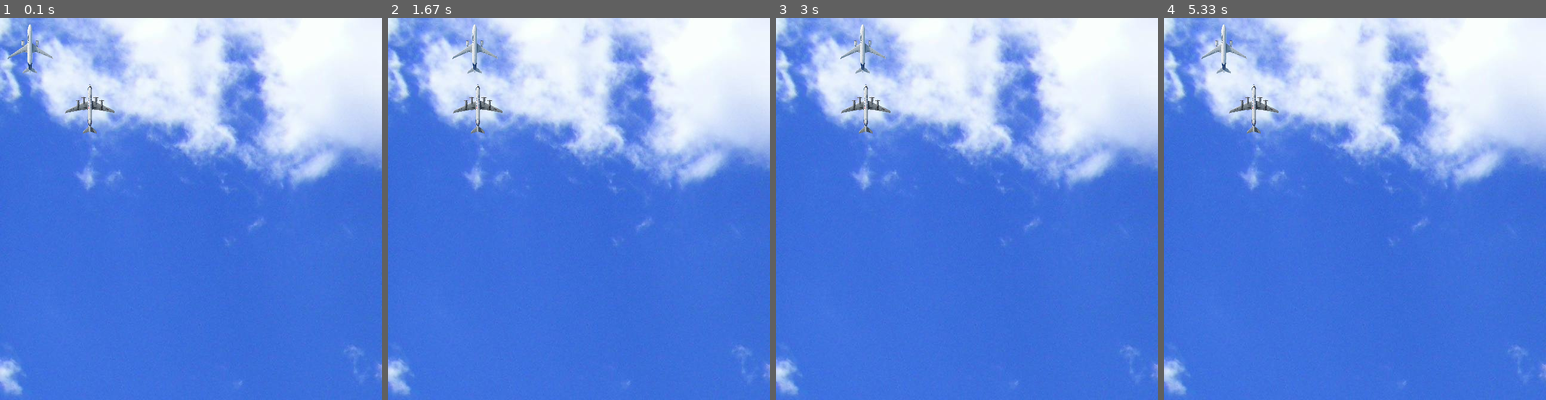
Above: before the commit, frames 1-4 (left to right).
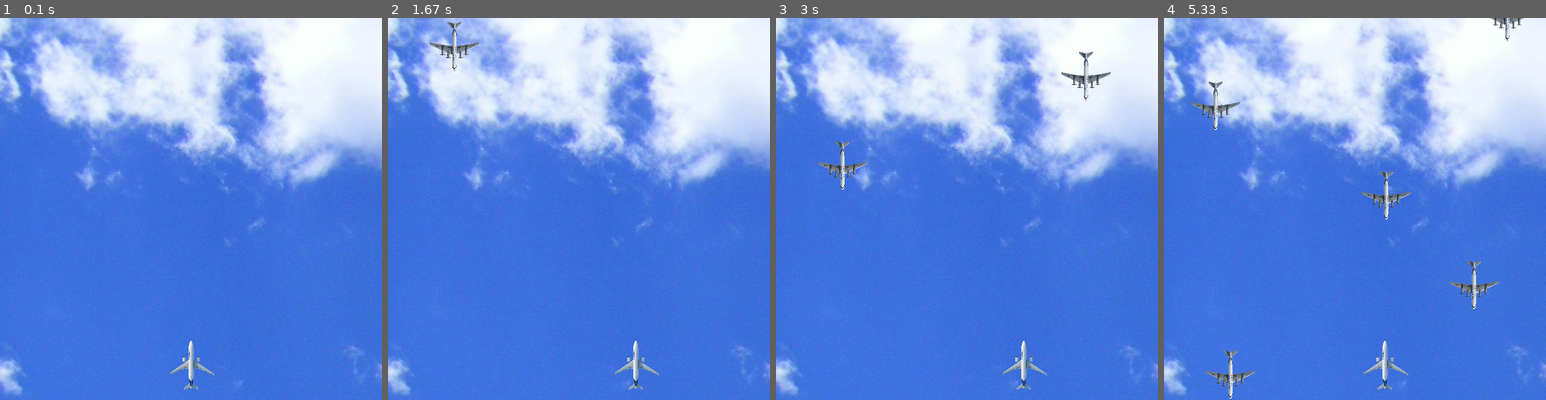
Above: after the commit, the same moments.

Repository: Turkeydoodle/Python
Game: pygame game, started from Dodge/dodge.py
The game is run twice, just before and just after one commit, with the same random seed, the same clock (stepped at 60 frames per second) and the same inputs.
Inputs:
- Up to frame 1 (0.1 s): no input
- Up to frame 2 (1.67 s): hold Right 0.33-0.8 s; hold Right 0.83-1.3 s; hold Left from 1.33 s (still down)
- Up to frame 3 (3 s): release Left at 1.87 s; hold Left 1.9-2.3 s; hold Right 2.33-2.97 s
- Up to frame 4 (5.33 s): hold Left 3-3.47 s; hold Right 3.5-3.97 s; hold Right 4-4.47 s; hold Left 4.5-5.03 s; hold Left from 5.07 s (still down)

The runs differ from the first frame. In frame 1, 1.0% of the frame differs, in the area x 2-57%, y 1-98%; in frame 2, 1.3%; in frame 3, 1.7%; in frame 4, 2.6%, in the area x 7-95%, y 0-100%.

Commit message:
A major update: refined code, enemies spawning, and player movement fixes and restriction. Next will be collision.

Diff:
--- a/Dodge/dodge.py
+++ b/Dodge/dodge.py
@@ -1,4 +1,4 @@
-import pygame
+import pygame, random
 from pygame.locals import *
 pygame.init()
 timer = pygame.time.Clock()
@@ -7,36 +7,49 @@
 screenwidth = 640
 screenheight = 640
 window = pygame.display.set_mode( ( screenwidth,screenheight ) )
-def produce_enemy(x, y):
-    imgEnemy = pygame.image.load("Python/Dodge/content/images/enemy.jpg")
-    imgEnemy = pygame.transform.scale(imgEnemy, (100,100))
-    enemyproduced = window.blit(imgEnemy, (x, y))
-    enemies.append(enemyproduced)
-    enemyproduced.x = x
-    enemyproduced.y = y
-pposx = 0
-pposy = 0
+pygame.display.set_caption( "Dodge" )
+class Enemy(pygame.sprite.Sprite):
+    def __init__(self, x, y):
+        super().__init__()
+        self.image = pygame.image.load("Python/Dodge/content/images/enemy.jpg").convert_alpha()
+        self.image = pygame.transform.scale(self.image, (100, 100))
+        self.image = pygame.transform.rotate(self.image, 180)
+        self.rect = self.image.get_rect()
+        self.rect.x = x
+        self.rect.y = y
+
+def produce_enemy():
+    x = random.randint(0, screenwidth - 100)
+    y = -100
+    enemy = Enemy(x, y)
+    enemies.append(enemy)
+pposx = 270
+pposy = 530
 bgcolor = pygame.Color(253,56,91)
-imgPlayer = pygame.image.load("Python/Dodge/content/images/41822.jpg")
+imgPlayer = pygame.image.load("Python/Dodge/content/images/41822.jpg").convert_alpha()
 imgPlayer = pygame.transform.scale(imgPlayer, (100, 100))
-imgSky = pygame.image.load("Python/Dodge/content/images/pexels-pixabay-53594.jpg")
+imgSky = pygame.image.load("Python/Dodge/content/images/pexels-pixabay-53594.jpg").convert()
 fps = 30
-pygame.display.set_caption( "ProtoPygame" )
+enemy_spawn_timer = 0
 done = False
 while done == False:
     window.fill(bgcolor)
     window.blit(imgSky, (0, 0))
     window.blit(imgPlayer, (pposx, pposy))
-    produce_enemy(100, 100)
+    enemy_spawn_timer += 1
+    if enemy_spawn_timer >=fps:
+        produce_enemy()
+        enemy_spawn_timer = 0
+    for enemy in enemies:
+        window.blit(enemy.image, enemy.rect)
+        enemy.rect.y += 5
     keys = pygame.key.get_pressed()
-    if keys[K_UP]:
-        pposy -= 5
-    elif keys[K_DOWN]:
-        pposy += 5
-    elif keys[K_LEFT]:
-        pposx -= 5
+    if keys[K_LEFT]:
+        if pposx>=0:
+            pposx -= 5
     elif keys[K_RIGHT]:
-        pposx += 5
+        if pposx <=540:
+            pposx += 5
     for event in pygame.event.get():
         if event.type == QUIT:
             done = True
